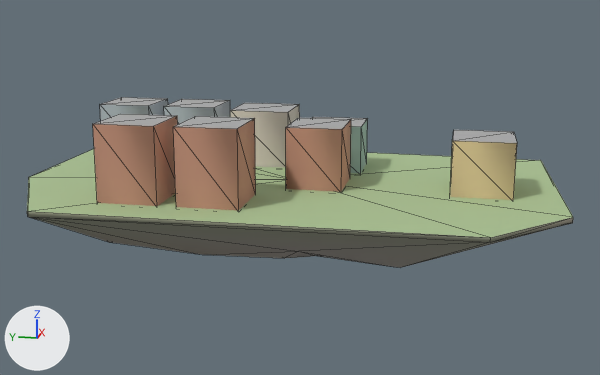
A saved change to the glTF model godot_project/remake/sky/islands/SKY-057.lod2.glb.
Rendered twice from a 50 mm lens placed at (-251.1, -53.0, 60.6), pointed at (2.0, -2.4, -2.7). The axes (+X, +Y, +Z) are drawn at lower left. The lights are the same throughout. The first picture is the older version. Mesh edges are drawn as thin lines. Vertices at exactly the same position are counted once.

The first picture shows 'buildings', 'deck', 'rock'.
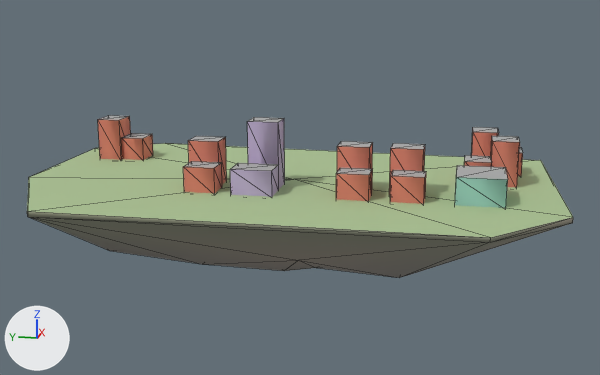
Changed parts and their boxes (x1, y1, x2, y2) in the pictures (600 x 375 px; the box of a moved part takes in the faces that stretch with it):
'buildings', reshaped (18% shorter)
    before: (93, 97, 517, 211)
    after: (98, 115, 523, 208)
'rock', rescaled (17% taller)
    before: (27, 211, 573, 268)
    after: (27, 211, 573, 278)
part 1 of me_rock, moved or reshaped
    before: (31, 217, 567, 268)
    after: (30, 217, 568, 278)
part 2 of me_buildings, moved or reshaped
    before: (286, 118, 351, 192)
    after: (337, 141, 373, 172)
part 3 of me_buildings, moved or reshaped
    before: (312, 117, 368, 174)
    after: (336, 168, 373, 201)
part 4 of me_buildings, moved or reshaped
    before: (450, 130, 517, 200)
    after: (491, 136, 520, 188)
part 5 of me_buildings, moved or reshaped
    before: (230, 103, 300, 168)
    after: (464, 155, 492, 167)
part 6 of me_buildings, moved or reshaped
    before: (100, 97, 168, 121)
    after: (98, 115, 131, 160)
part 7 of me_buildings, moved or reshaped
    before: (164, 99, 230, 124)
    after: (121, 133, 153, 160)
part 8 of me_buildings, moved or reshaped
    before: (173, 116, 256, 211)
    after: (188, 136, 227, 184)
part 9 of me_buildings, moved or reshaped
    before: (93, 114, 178, 206)
    after: (183, 161, 222, 193)
part 10 of me_buildings, added (pink)
    after: (389, 143, 425, 195)
part 11 of me_buildings, added (orange)
    after: (390, 170, 426, 204)
part 12 of me_buildings, added (brown)
    after: (472, 127, 499, 156)
part 13 of me_buildings, added
    after: (518, 147, 523, 176)
part 14 of me_buildings, added
    after: (455, 165, 508, 208)
part 15 of me_buildings, added
    after: (230, 117, 285, 197)

The change in detail:
me_rock is used by ob_rock; location (0.0, 0.0, 0.0).
me_rock had 23 vertices, 37 faces and spanned x -50.0..52.0, y -82.0..84.0, z -28.0..0.0.
me_rock now has 23 vertices, 37 faces and spans x -50.0..52.0, y -82.0..84.0, z -32.0..0.0.
me_rock part 1: the whole mesh is scaled about the mesh origin by (1, 1, 1.17).
me_buildings is used by ob_buildings; location (0.0, 0.0, 0.0).
me_buildings had 64 vertices, 80 faces and spanned x -38.1..36.9, y -67.7..71.8, z -0.5..22.6.
me_buildings now has 119 vertices, 150 faces and spans x -21.5..29.7, y -71.7..73.5, z -0.5..20.5.
me_buildings part 2: the loose piece of 8 vertices spanning x -11.6..7.4, y -17.7..-0.7, z -0.5..18.9 is scaled about its middle by (0.421, 0.559, 0.753), then moved by (-6.8, -12.1, -2.4).
me_buildings part 3: the loose piece of 8 vertices spanning x 13.9..30.9, y -20.2..-1.2, z -0.5..15.6 is scaled about its middle by (0.471, 0.5, 0.511), then moved by (-39.3, -11.6, -3.9).
me_buildings part 4: the loose piece of 8 vertices spanning x -11.6..7.4, y -67.7..-49.7, z -0.5..16.6 is scaled about its middle by (0.5, 0.444, 0.851), then moved by (10.9, -6.7, -1.3).
me_buildings part 5: the loose piece of 8 vertices spanning x 17.9..36.9, y 4.8..24.8, z -0.5..19.0 is scaled about its middle by (0.5, 0.4, 0.422), then moved by (-19.6, -72.2, -5.6).
me_buildings part 6: the loose piece of 8 vertices spanning x 17.9..36.9, y 53.8..71.8, z -0.5..19.6 is scaled about its middle by (0.5, 0.444, 0.725), then moved by (-3.4, 6.7, -2.8).
me_buildings part 7: the loose piece of 8 vertices spanning x 17.9..36.9, y 30.3..48.3, z -0.5..19.6 is scaled about its middle by (0.5, 0.444, 0.407), then moved by (-2.4, 22.2, -6.0).
me_buildings part 8: the loose piece of 8 vertices spanning x -38.1..-19.1, y 6.8..24.8, z -0.5..22.6 is scaled about its middle by (0.421, 0.528, 0.631), then moved by (19.6, 8.8, -4.3).
me_buildings part 9: the loose piece of 8 vertices spanning x -38.1..-19.1, y 30.3..48.3, z -0.5..22.6 is scaled about its middle by (0.421, 0.528, 0.354), then moved by (11.6, -15.7, -7.5).
me_buildings part 10: the loose piece of 8 vertices spanning x -11.6..7.4, y -67.7..-49.7, z -0.5..16.6 is copied, and the copy is scaled about its middle by (0.421, 0.528, 0.851), then moved by (-6.8, 21.8, -1.3); it spans x -13.0..-5.0, y -41.7..-32.2, z -0.5..14.1.
me_buildings part 11: the loose piece of 8 vertices spanning x -11.6..7.4, y -67.7..-49.7, z -0.5..16.6 is copied, and the copy is scaled about its middle by (0.421, 0.528, 0.478), then moved by (-14.8, 20.8, -4.5); it spans x -21.0..-13.0, y -42.7..-33.2, z -0.5..7.7.
me_buildings part 12: the loose piece of 8 vertices spanning x -11.6..7.4, y -67.7..-49.7, z -0.5..16.6 is copied, and the copy is scaled about its middle by (0.5, 0.444, 0.851), then moved by (26.1, -0.9, -1.3); it spans x 19.2..28.7, y -63.7..-55.7, z -0.5..14.1.
me_buildings part 13: the loose piece of 8 vertices spanning x -11.6..7.4, y -67.7..-49.7, z -0.5..16.6 is copied, and the copy is scaled about its middle by (0.5, 0.444, 0.478), then moved by (27.1, -8.9, -4.5); it spans x 20.2..29.7, y -71.7..-63.7, z -0.5..7.7.
me_buildings part 14: the loose piece of 8 vertices spanning x -11.6..7.4, y -67.7..-49.7, z -0.5..16.6 is copied, and the copy is scaled about its middle by (0.842, 0.778, 0.501), then moved by (-10.8, 0.5, -4.3); it spans x -21.0..-5.0, y -65.3..-51.3, z -0.5..8.1.
me_buildings part 15: a new loose piece of 15 vertices spanning x -21.5..-4.5, y 1.2..13.7, z -0.5..20.5, in mat_sky_lod_bldg.
